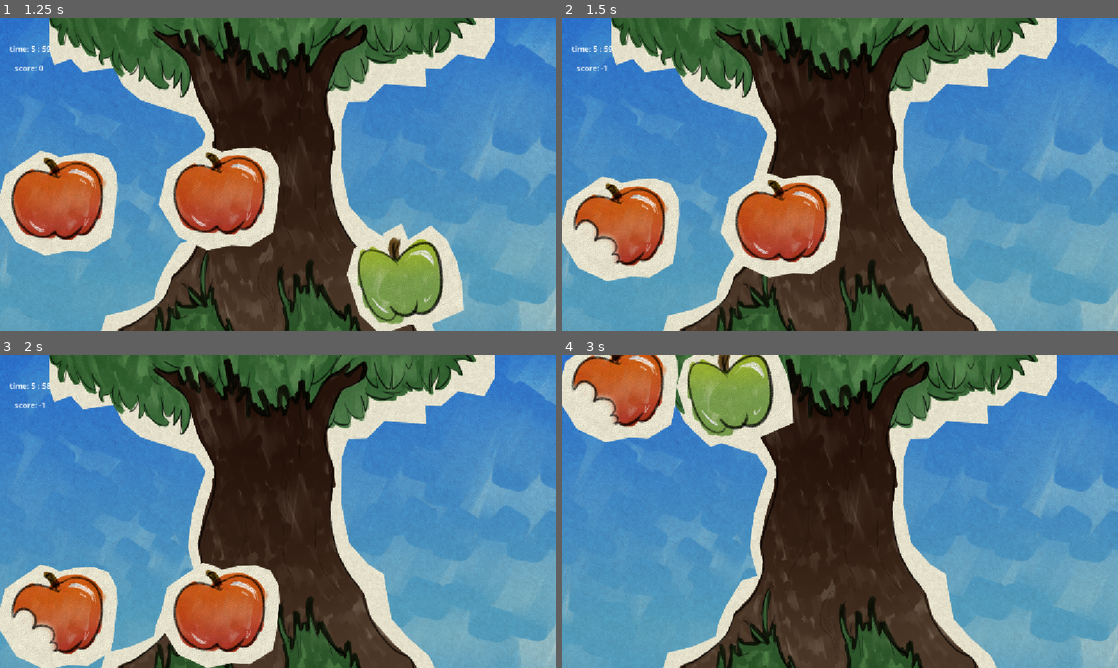
Above: before the commit, frames 1-4 (two rows, left to right).
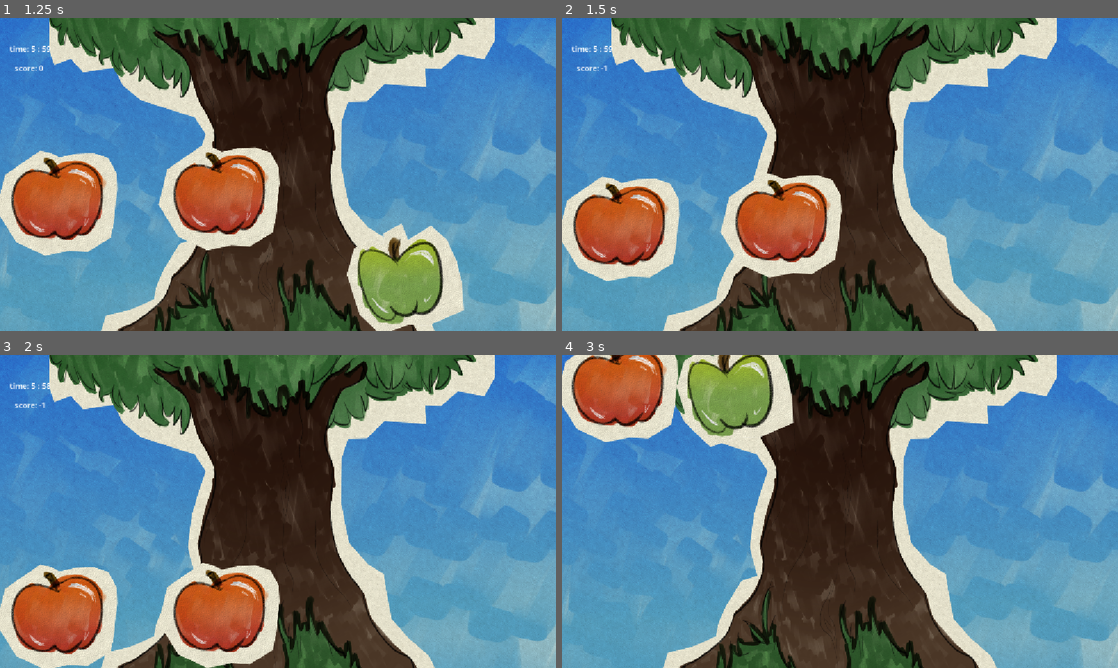
Above: after the commit, the same moments.

Repository: evelicry/Apple-Link
Game: Godot game, scene res://scenes/menu.tscn
The game is run twice, just before and just after one commit, with the same random seed, the same clock (stepped at 60 frames per second) and the same inputs.
Inputs (mouse positions are in pixels of both pictures, inside the frame that each line leads up to):
- Up to frame 1 (1.25 s): tap Enter at 0.5 s; move the mouse to (400, 158) at 0.52 s; click (400, 158) at 0.67 s
- Up to frame 2 (1.5 s): move the mouse to (623, 199) at 1.27 s; click (623, 199) at 1.42 s
- Up to frame 3 (2 s): no input
- Up to frame 4 (3 s): move the mouse to (784, 611) at 2.02 s; click (784, 611) at 2.17 s; move the mouse to (617, 358) at 2.77 s; click (617, 358) at 2.92 s

Frame 1 is identical in both runs. In frame 2, 0.8% of the frame differs, in the area x 2-11%, y 64-79%; in frame 3, 0.8%; in frame 4, 0.8%.
Error after the commit: Cannot call method 'play' on a null value. (res://scripts/RealApple.gd:29)

Commit message:
Update RealApple.gd

Diff:
--- a/scripts/RealApple.gd
+++ b/scripts/RealApple.gd
@@ -2,6 +2,7 @@
 
 ## this is so the line works!!
 ## also so autocomplete works
+@onready var biting_real: AudioStreamPlayer2D = $"../../BitingReal"
 
 enum AppleType {
 	REAL,
@@ -25,5 +26,6 @@
 
 		if event.button_index == MOUSE_BUTTON_LEFT:
 			apple_status = AppleStatus.HOOKED
+			biting_real.play()
 			texture = load("res://sprites/apples/red_bitten.webp")
 			$Timer.start()
